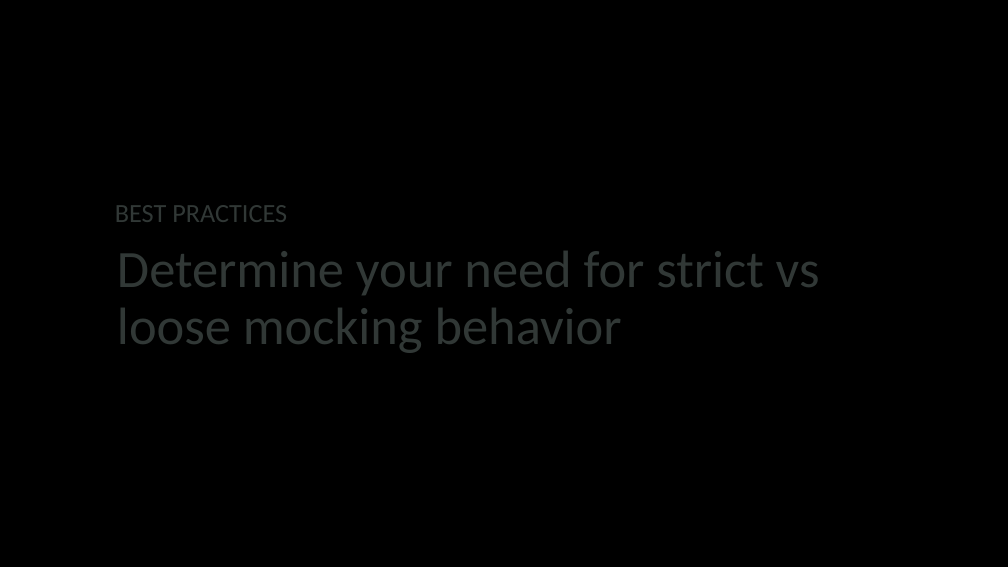
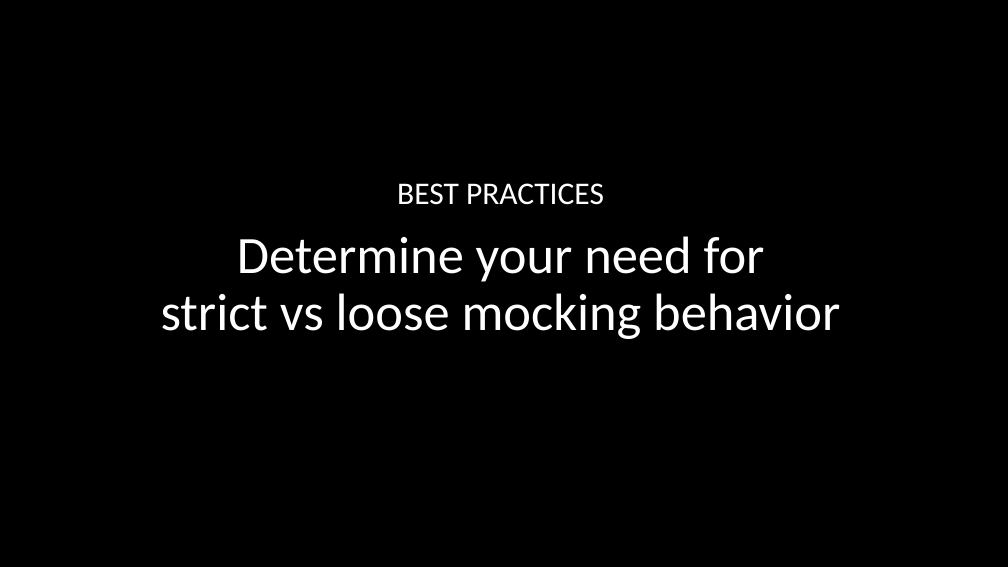
Before and after one commit to sdreier2/codecamp-unittests, a slide deck: slide 18 of tampa-presentation.pptx (slide 19 before the commit). Drawn at 1008x567 pixels with LibreOffice and Linux fonts; fonts in the diff are those of the drawing; background and template pictures are left out. Boxes give left, top, right and bottom in pixels: in the first picture for what was removed or moved away, otherwise in the second. Text is boxed around its words. In the diff, an @@ line names an element or a change of style, - is before the commit and + after.

```diff
--- a/tampa-presentation.pptx
+++ b/tampa-presentation.pptx
@@ text "BEST PRACTICES": place and size @@
-text "BEST PRACTICES" at <box>115,205,287,222</box>
+text "BEST PRACTICES" at <box>397,183,604,205</box>
@@ text "BEST PRACTICES" at <box>397,183,604,205</box>: size 50 to 60 pt, text colour #313836 to #FFFFFF; alignment left to centre @@
@@ text at <box>161,236,840,339</box>: text changed; text colour #313836 to #FFFFFF @@
-Determine your need for strict vs loose mocking behavior
+Determine your need for
+strict vs loose mocking behavior
```
Also in this commit, not shown: 16 other slides changed, 5 slides added, 4 slides removed, 14 other files.
